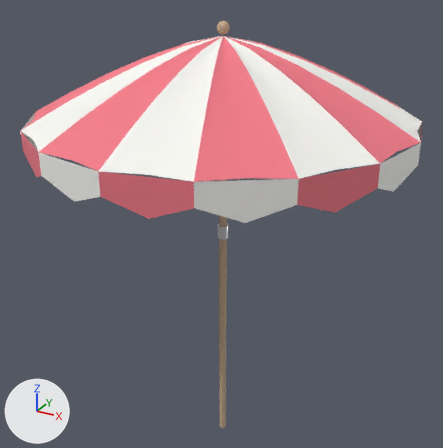
An edit to the glTF model neon-bay/models/prop_parasol.glb, drawn before and after from the same camera.
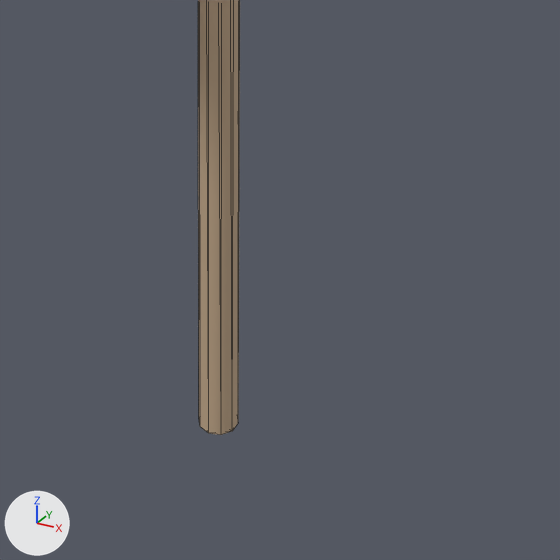
Each version is shown whole from a 50 mm lens placed at (1.573, -2.878, 2.682), pointed at (-0.04, 0.055, 1.216), then close up on the part from 42% to 63% of the width and 80% to 100% of the height. The axes (+X, +Y, +Z) are drawn at lower left. The lights are the same throughout. The last two pictures show the newer version. The close-ups show mesh edges as thin lines. Vertices at exactly the same position are counted once.

The first close-up shows 'Parasol'.
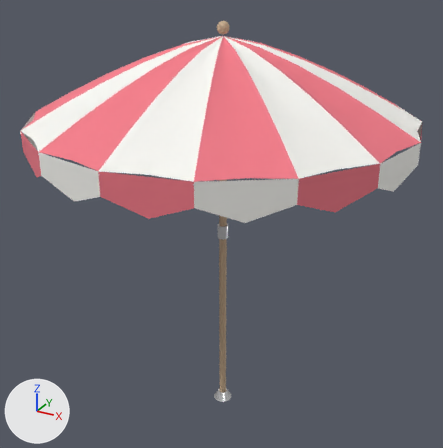
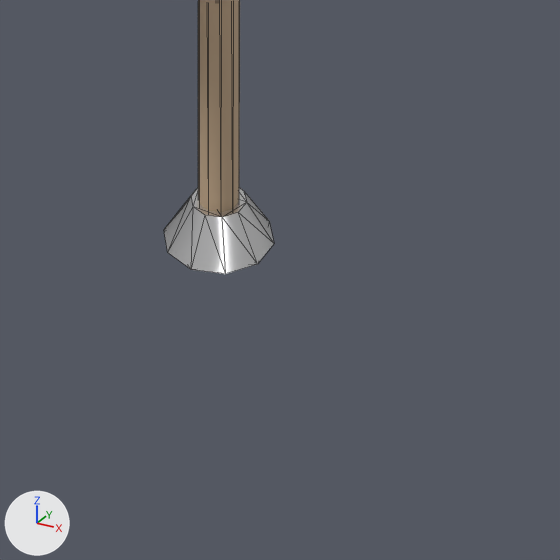
Changed parts and their boxes (x1, y1, x2, y2) in the close-ups (560 x 560 px; the box of a moved part takes in the faces that stretch with it):
'Parasol', reshaped
    before: (198, 0, 240, 435)
    after: (164, 0, 274, 274)
part 1 of me_parasol, added
    after: (164, 188, 274, 274)
part 2 of me_parasol, moved or reshaped
    before: (198, 0, 240, 435)
    after: (198, 0, 240, 212)

The edits, one by one:
me_parasol is used by ob_parasol; location (0.0, 0.0, 0.0).
Verts and faces of me_parasol; kept vertices keep their numbers, new ones are numbered from 527.
Before the commit, vertices of me_parasol: 0 (0.0, 0.02, -0.25), 2 (0.01, 0.02, -0.25), 4 (0.02, 0.01, -0.25) at pixel (238, 423), 6 (0.02, -0.01, -0.25) at pixel (232, 431), 8 (0.01, -0.02, -0.25) at pixel (221, 434).
Before the commit, vertices of me_parasol: 10 (0.0, -0.02, -0.25) at pixel (208, 433), 12 (-0.01, -0.02, -0.25) at pixel (200, 426), 14 (-0.02, -0.01, -0.25) at pixel (198, 418), 16 (-0.02, 0.01, -0.25), 18 (-0.01, 0.02, -0.25).
me_parasol had 527 vertices, 868 faces and spanned x -1.05..1.05, y -1.05..1.05, z -0.25..2.38.
me_parasol now has 547 vertices, 904 faces and spans x -1.05..1.05, y -1.05..1.05, z 0.0..2.38.
me_parasol part 1: a new loose piece, a 10-sided cut cone along z (radius 0.06 at the low end, 0.03 at the high end) spanning x -0.057..0.057, y -0.06..0.06, z 0.0..0.05, in mat_metal (white #ededef).
Part 2, on me_parasol:
Vertices 0, 2, 4, 6, 8, 10, 12, 14, 16, 18 move by (0.0, 0.0, 0.25).
